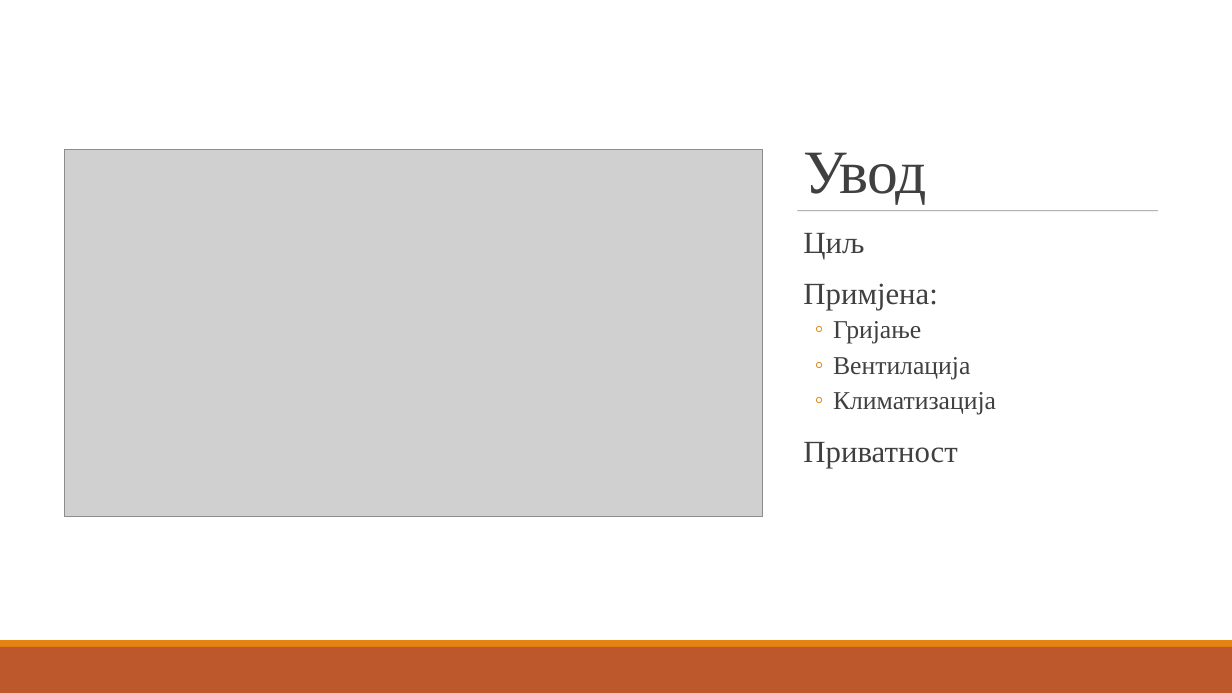
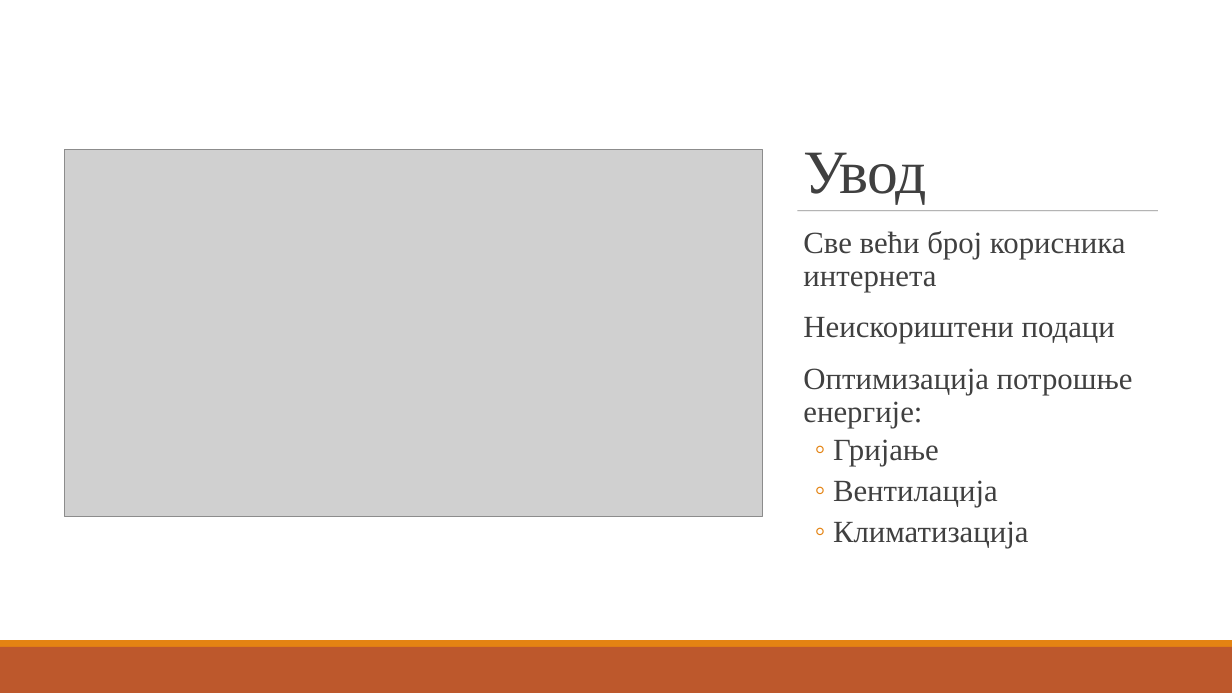
Before and after one commit to ChaosNik/Predicting-the-number-of-people-in-a-room, a slide deck: slide 2 of Presentation/Razvoj rješenja za predviđanje broja osoba u prostoriji.pptx. Drawn at 1232x693 pixels with LibreOffice and Linux fonts; fonts in the diff are those of the drawing; grey boxes stand for pictures. Boxes give left, top, right and bottom in pixels: in the first picture for what was removed or moved away, otherwise in the second. Text is boxed around its words. In the diff, an @@ line names an element or a change of style, - is before the commit and + after.

```diff
--- a/Presentation/Razvoj rješenja za predviđanje broja osoba u prostoriji.pptx
+++ b/Presentation/Razvoj rješenja za predviđanje broja osoba u prostoriji.pptx
@@ text at [803, 231, 1133, 428]: text changed @@
-  Циљ
-  Примјена:
+  Све већи број корисника интернета
+  Неискориштени подаци
+  Оптимизација потрошње енергије:
@@ text at [803, 442, 957, 468]: paragraph removed @@
-  Приватност
@@ text at [833, 439, 1028, 548]: size 20 to 24 pt in "Гријање", "Вентилација", "Климатизација" @@
```
Also in this commit, not shown: 11 other slides changed, 1 other file.
